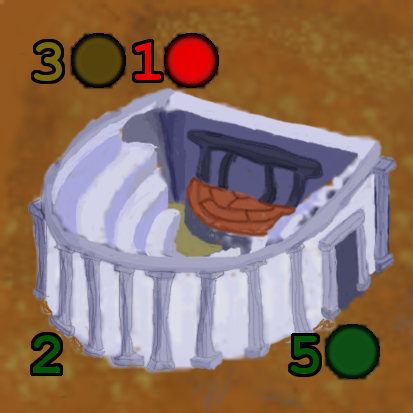
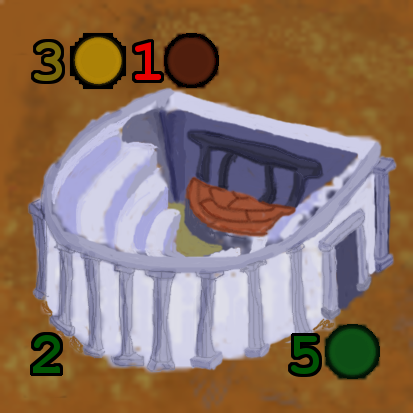
Comparing the layer stacks of the two 413 x 413 images. Changes:
renamed "Icono Oro.png" to "Icono Oro.png #1", moved it above "Icono Madera.png #1", painted on it over left=70, top=33, right=126, bottom=89
renamed "Icono Madera.png" to "Icono Madera.png #1", painted on it over left=163, top=34, right=218, bottom=87
